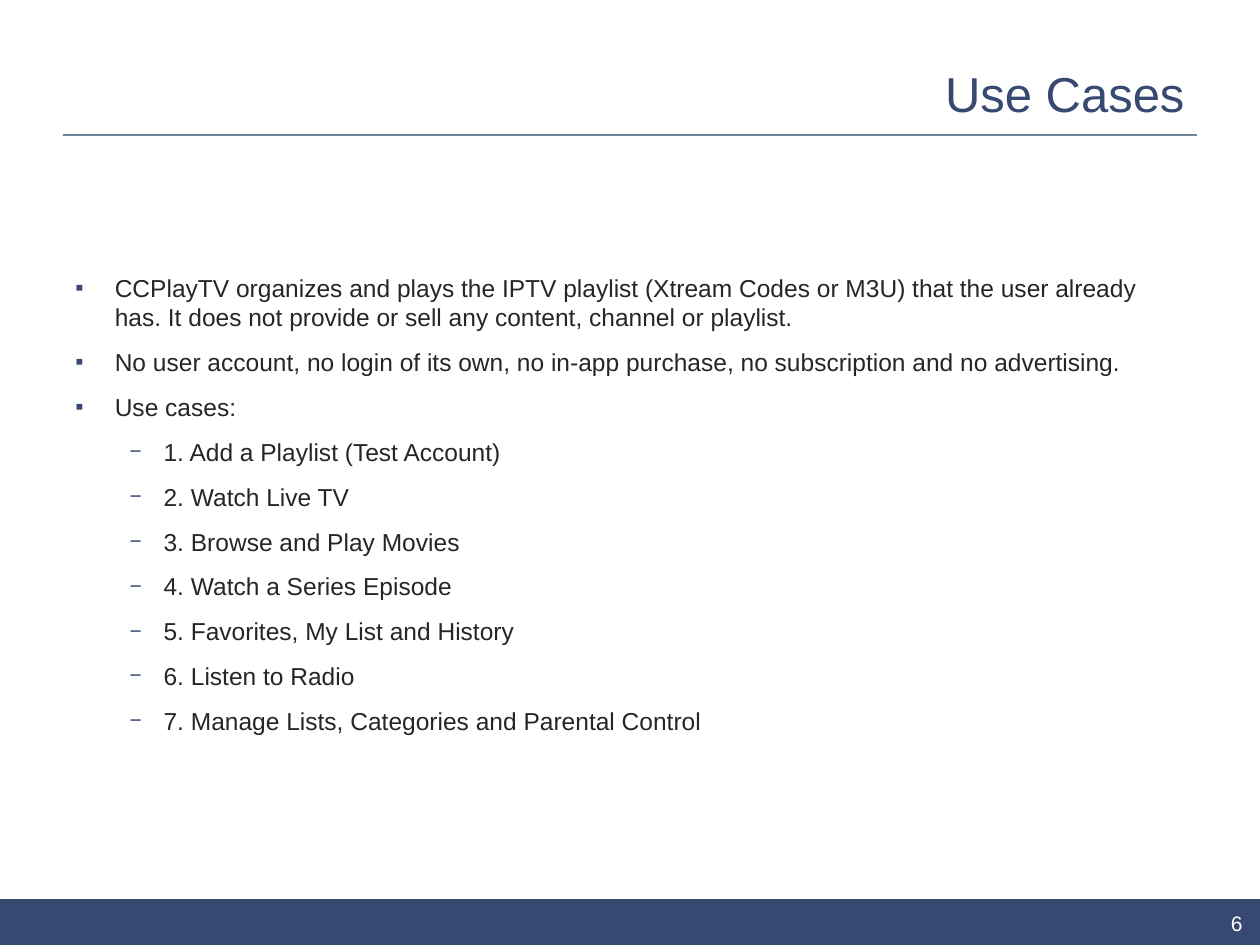
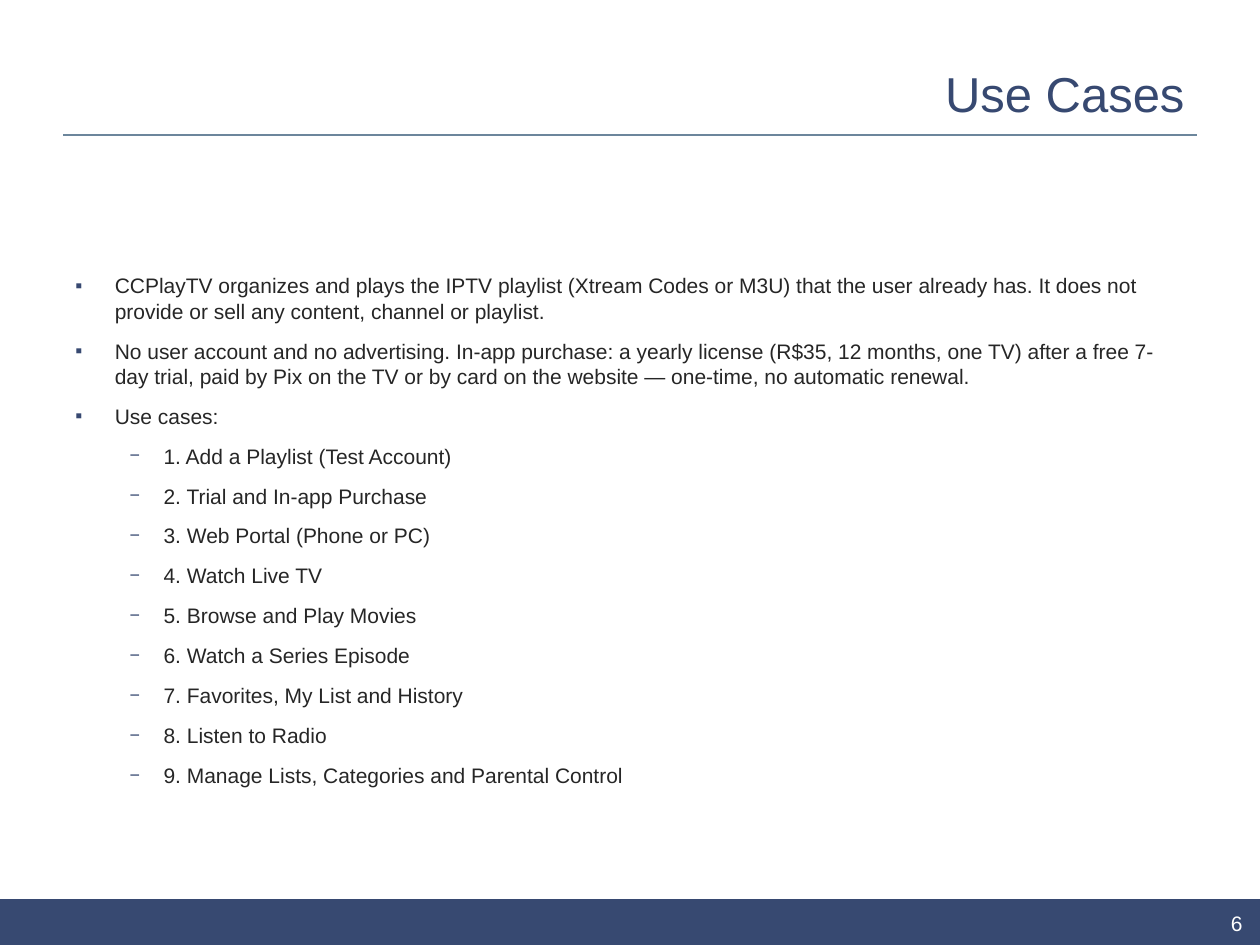
Before and after one commit to johnosd/ccplaytv, a slide deck: slide 6 of release/samsung/kit/ui-description/CCPlayTV_UI_Description_0.2.1.pptx. Drawn at 1260x945 pixels with LibreOffice and Linux fonts; fonts in the diff are those of the drawing; background and template pictures are left out. Boxes give left, top, right and bottom in pixels: in the first picture for what was removed or moved away, otherwise in the second. Text is boxed around its words. In the diff, an @@ line names an element or a change of style, - is before the commit and + after.

```diff
--- a/release/samsung/kit/ui-description/CCPlayTV_UI_Description_0.2.1.pptx
+++ b/release/samsung/kit/ui-description/CCPlayTV_UI_Description_0.2.1.pptx
@@ text at (x1=115, y1=277, x2=1136, y2=468): size 14 to 12 pt in "CCPlayTV organizes and plays the IPTV playlist ...", "Use cases:", "1. Add a Playlist (Test Account)" @@
@@ text at (x1=115, y1=343, x2=1154, y2=388): text changed; size 14 to 12 pt @@
-▪ No user account, no login of its own, no in-app purchase, no subscription and no advertising.
+▪ No user account and no advertising. In-app purchase: a yearly license (R$35, 12 months, one TV) after a free 7-day trial, paid by Pix on the TV or by card on the website — one-time, no automatic renewal.
@@ text at (x1=164, y1=488, x2=623, y2=788): text changed; size 14 to 12 pt @@
-  − 2. Watch Live TV
-  − 3. Browse and Play Movies
-  − 4. Watch a Series Episode
-  − 5. Favorites, My List and History
-  − 6. Listen to Radio
-  − 7. Manage Lists, Categories and Parental Control
+  − 2. Trial and In-app Purchase
+  − 3. Web Portal (Phone or PC)
+  − 4. Watch Live TV
+  − 5. Browse and Play Movies
+  − 6. Watch a Series Episode
+  − 7. Favorites, My List and History
+  − 8. Listen to Radio
+  − 9. Manage Lists, Categories and Parental Control
```
Also in this commit, not shown: 7 other slides changed, 6 slides added, 30 other files.
